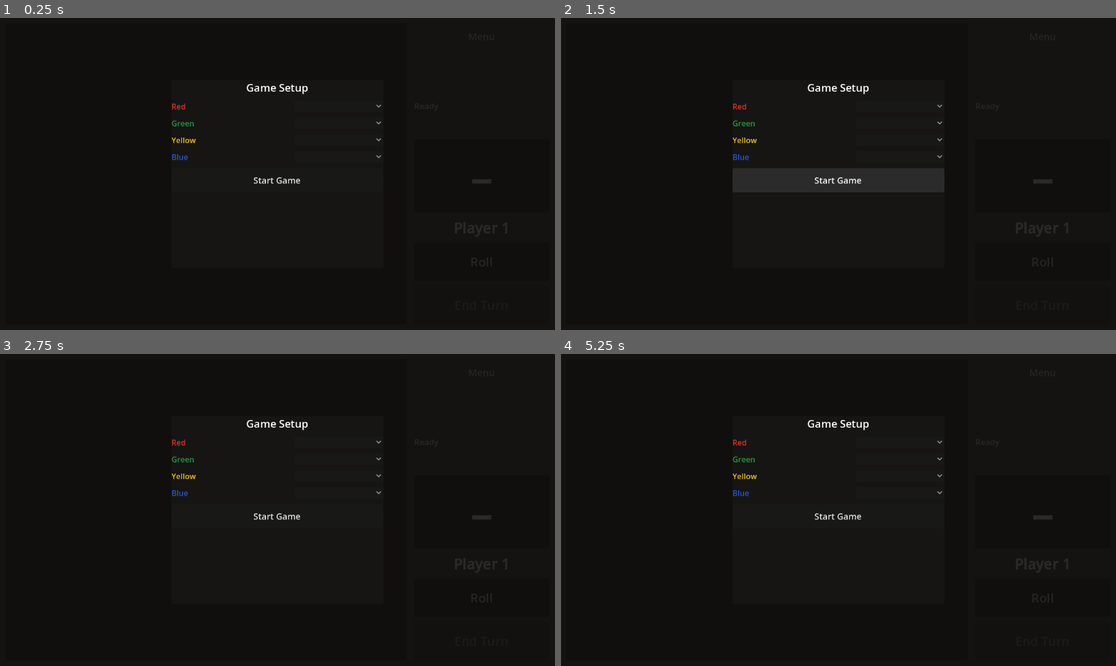
Above: before the commit, frames 1-4 (two rows, left to right).
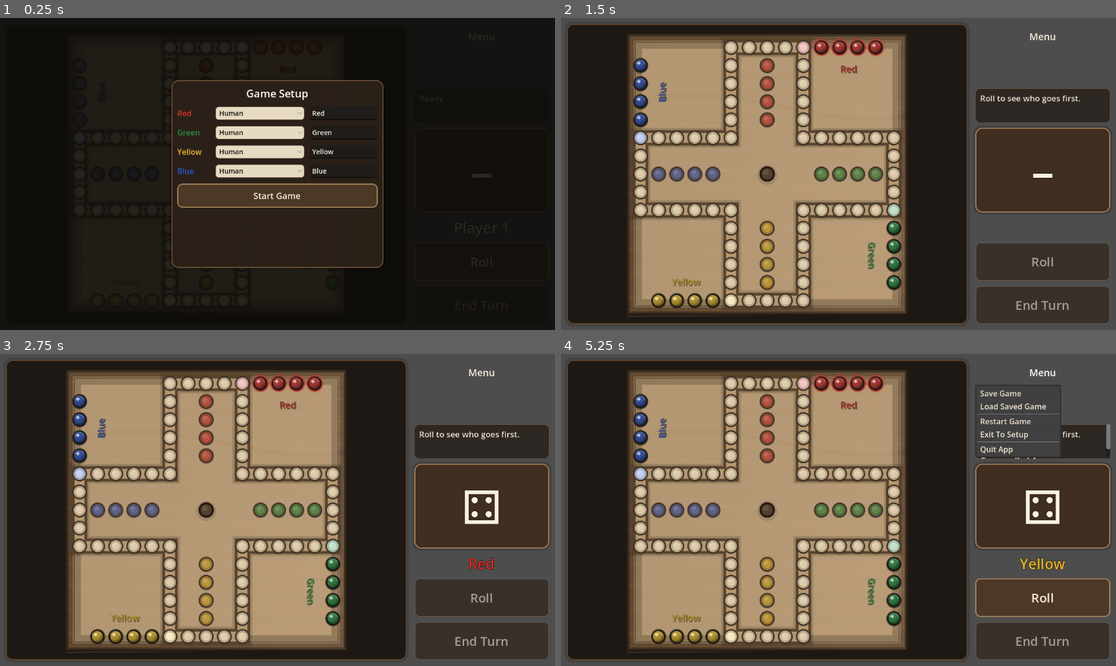
Above: after the commit, the same moments.

Repository: ItsTheMcCoy/wahoo-app
Game: Godot game, scene res://scenes/Main.tscn
Same seed, same stepped clock (60 frames per second), same inputs: the game is played once before the commit and once after it.
Inputs (mouse positions are in pixels of both pictures, inside the frame that each line leads up to):
- Up to frame 1 (0.25 s): no input
- Up to frame 2 (1.5 s): click "Start Game" at 0.5 s; click (838, 180) at 1.25 s, where only the run before the commit has a clickable "Start Game"
- Up to frame 3 (2.75 s): click "Roll" at 2 s
- Up to frame 4 (5.25 s): click (1043, 597) at 2.75 s, where only the run before the commit has a clickable "Roll"; click (1043, 597) at 3.5 s, where only the run before the commit has a clickable "Roll"; click (838, 516) at 4.25 s, where only the run before the commit has a clickable "Start Game"; click "Menu" at 5 s

The runs differ from the first frame. In frame 1, 7.1% of the frame differs, in the area x 30-89%, y 19-81%; in frame 2, 76%; in frame 3, 76%; in frame 4, 76%, in the area x 0-100%, y 0-100%.
Error before the commit: Parse Error: Function "sinf()" not found in base self. (res://scripts/wahoo_board_view.gd:280)

Commit message:
Fix Godot parse errors and setup profile dropdown visibility

Diff:
--- a/godot/scripts/main.gd
+++ b/godot/scripts/main.gd
@@ -213,11 +213,64 @@
 		button.add_theme_color_override("font_disabled_color", Color(0.67, 0.62, 0.57))
 
 	for opt in _seat_options():
-		opt.add_theme_stylebox_override("normal", button_style_normal)
-		opt.add_theme_stylebox_override("hover", button_style_hover)
-		opt.add_theme_stylebox_override("pressed", button_style_pressed)
-		opt.add_theme_stylebox_override("disabled", button_style_disabled)
-		opt.add_theme_color_override("font_color", Color(0.97, 0.93, 0.86))
+		var opt_style_normal := StyleBoxFlat.new()
+		opt_style_normal.bg_color = Color(0.92, 0.87, 0.78, 0.98)
+		opt_style_normal.border_color = Color(0.34, 0.25, 0.17, 0.96)
+		opt_style_normal.border_width_left = 1
+		opt_style_normal.border_width_top = 1
+		opt_style_normal.border_width_right = 1
+		opt_style_normal.border_width_bottom = 1
+		opt_style_normal.corner_radius_top_left = 6
+		opt_style_normal.corner_radius_top_right = 6
+		opt_style_normal.corner_radius_bottom_left = 6
+		opt_style_normal.corner_radius_bottom_right = 6
+		opt_style_normal.content_margin_left = 8
+		opt_style_normal.content_margin_right = 8
+
+		var opt_style_hover := opt_style_normal.duplicate()
+		opt_style_hover.bg_color = Color(0.96, 0.91, 0.82, 0.98)
+
+		var opt_style_pressed := opt_style_normal.duplicate()
+		opt_style_pressed.bg_color = Color(0.84, 0.78, 0.68, 0.98)
+
+		var opt_style_disabled := opt_style_normal.duplicate()
+		opt_style_disabled.bg_color = Color(0.76, 0.72, 0.66, 0.70)
+		opt_style_disabled.border_color = Color(0.45, 0.38, 0.31, 0.74)
+
+		opt.add_theme_stylebox_override("normal", opt_style_normal)
+		opt.add_theme_stylebox_override("hover", opt_style_hover)
+		opt.add_theme_stylebox_override("pressed", opt_style_pressed)
+		opt.add_theme_stylebox_override("disabled", opt_style_disabled)
+		opt.add_theme_color_override("font_color", Color(0.10, 0.08, 0.06))
+		opt.add_theme_color_override("font_hover_color", Color(0.10, 0.08, 0.06))
+		opt.add_theme_color_override("font_pressed_color", Color(0.10, 0.08, 0.06))
+		opt.add_theme_color_override("font_disabled_color", Color(0.34, 0.31, 0.28))
+		opt.add_theme_color_override("font_focus_color", Color(0.10, 0.08, 0.06))
+		opt.modulate = Color.WHITE
+		var opt_popup: PopupMenu = opt.get_popup()
+		var popup_panel := StyleBoxFlat.new()
+		popup_panel.bg_color = Color(0.94, 0.89, 0.80, 0.99)
+		popup_panel.border_color = Color(0.39, 0.30, 0.21, 0.98)
+		popup_panel.border_width_left = 1
+		popup_panel.border_width_top = 1
+		popup_panel.border_width_right = 1
+		popup_panel.border_width_bottom = 1
+		popup_panel.corner_radius_top_left = 8
+		popup_panel.corner_radius_top_right = 8
+		popup_panel.corner_radius_bottom_left = 8
+		popup_panel.corner_radius_bottom_right = 8
+		opt_popup.add_theme_stylebox_override("panel", popup_panel)
+		opt_popup.add_theme_color_override("font_color", Color(0.10, 0.08, 0.06))
+		opt_popup.add_theme_color_override("font_hover_color", Color(0.10, 0.08, 0.06))
+		opt_popup.add_theme_color_override("font_disabled_color", Color(0.36, 0.32, 0.28))
+		opt_popup.add_theme_color_override("font_separator_color", Color(0.46, 0.37, 0.29))
+		var popup_hover := StyleBoxFlat.new()
+		popup_hover.bg_color = Color(0.78, 0.68, 0.54, 0.95)
+		popup_hover.corner_radius_top_left = 4
+		popup_hover.corner_radius_top_right = 4
+		popup_hover.corner_radius_bottom_left = 4
+		popup_hover.corner_radius_bottom_right = 4
+		opt_popup.add_theme_stylebox_override("hover", popup_hover)
 
 	for field in _seat_name_fields():
 		field.add_theme_color_override("font_color", Color(0.95, 0.92, 0.86))
@@ -230,7 +283,10 @@
 	for opt in opts:
 		opt.clear()
 		for key in PROFILE_ORDER:
-			opt.add_item(PROFILE_LABELS.get(key, key))
+			opt.add_item(PROFILE_LABELS.get(key, key), -1)
+		if opt.item_count > 0:
+			opt.select(0)
+			opt.text = PROFILE_LABELS.get(PROFILE_ORDER[0], PROFILE_ORDER[0])
 
 func _wire_setup_inputs() -> void:
 	var opts := [_seat_option_0, _seat_option_1, _seat_option_2, _seat_option_3]
@@ -250,7 +306,12 @@
 	var opts := _seat_options()
 	var fields := _seat_name_fields()
 	for i in range(WahooState.NUM_PLAYERS):
-		var profile_key: String = PROFILE_ORDER[opts[i].selected]
+		var selected_idx: int = int(opts[i].selected)
+		if selected_idx < 0 or selected_idx >= PROFILE_ORDER.size():
+			selected_idx = 0
+			if opts[i].item_count > 0:
+				opts[i].select(selected_idx)
+		var profile_key: String = PROFILE_ORDER[selected_idx]
 		var field: LineEdit = fields[i]
 		field.visible = profile_key == "human"
 		field.placeholder_text = "%s name" % PLAYER_NAMES[i]
@@ -261,7 +322,10 @@
 	var opts := _seat_options()
 	var fields := _seat_name_fields()
 	for i in range(4):
-		_seat_types[i] = PROFILE_ORDER[opts[i].selected]
+		var selected_idx: int = int(opts[i].selected)
+		if selected_idx < 0 or selected_idx >= PROFILE_ORDER.size():
+			selected_idx = 0
+		_seat_types[i] = PROFILE_ORDER[selected_idx]
 		if _seat_types[i] == "human":
 			var entered := String(fields[i].text).strip_edges()
 			_seat_display_names[i] = entered if not entered.is_empty() else PLAYER_NAMES[i]
--- a/godot/scripts/wahoo_board_view.gd
+++ b/godot/scripts/wahoo_board_view.gd
@@ -277,7 +277,7 @@
     for i in range(grain_rows):
         var t := float(i) / float(grain_rows - 1)
         var y := lerpf(_board_rect.position.y, _board_rect.end.y, t)
-        var sway := sinf(t * TAU * 2.4) * _cell_size * 0.22
+        var sway: float = sin(t * TAU * 2.4) * _cell_size * 0.22
         var line_from := Vector2(_board_rect.position.x, y + sway)
         var line_to := Vector2(_board_rect.end.x, y - sway * 0.55)
         var grain_color := BOARD_GRAIN_DARK if i % 2 == 0 else BOARD_GRAIN_LIGHT
@@ -334,7 +334,7 @@
         _style_float("impact_radius_max_ratio", 0.86),
         _impact_progress
     )
-    var thickness := max(2.0, _cell_size * 0.10 * (1.0 - _impact_progress * 0.55))
+    var thickness: float = max(2.0, _cell_size * 0.10 * (1.0 - _impact_progress * 0.55))
     draw_arc(_impact_center, radius, 0.0, TAU, 36, ring, thickness, true)
 
 func _set_impact_progress(progress: float) -> void:
@@ -422,7 +422,7 @@
         points.append(_grid_to_local(coord))
     points.append(_grid_to_local(coords[0]))
 
-    var base_width := max(8.0, _cell_size * 0.82)
+    var base_width: float = max(8.0, _cell_size * 0.82)
     draw_polyline(points, LANE_SHADOW, base_width * 1.30, true)
     draw_polyline(points, TRACK_PATH_DARK, base_width, true)
     draw_polyline(points, TRACK_PATH_LIGHT, base_width * 0.62, true)
